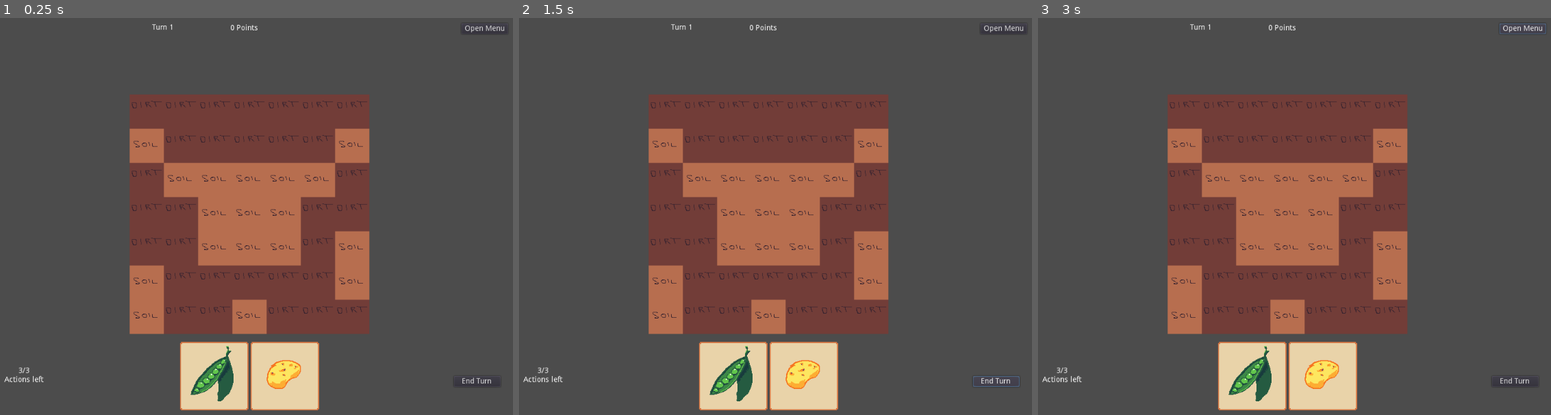
Above: before the commit, frames 1-3 (left to right).
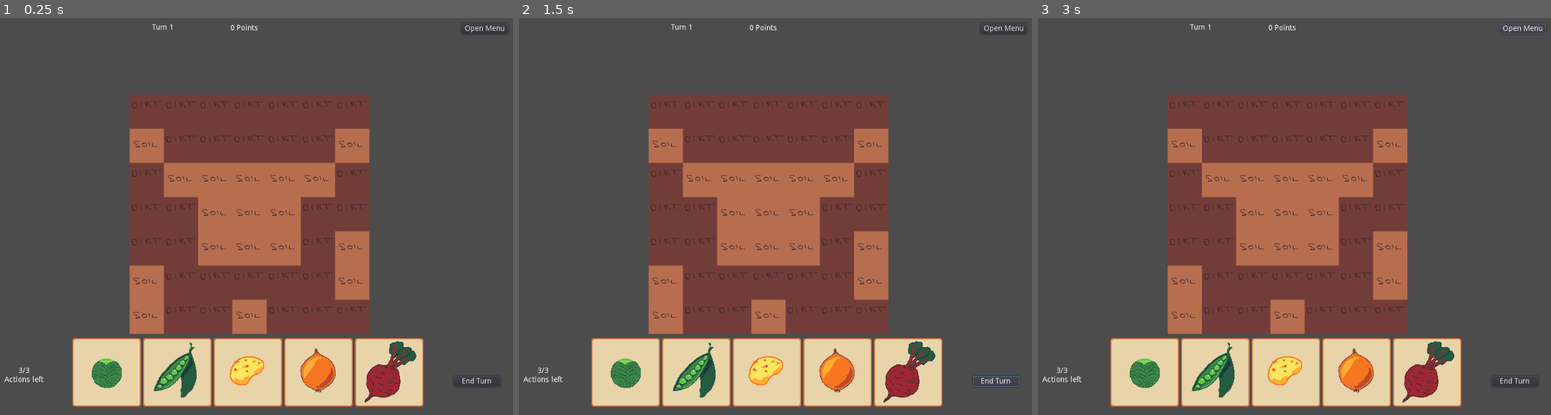
Above: after the commit, the same moments.

Repository: Rellikiox/Harvest-Season
Game: Godot game, scene res://Game.tscn
Same seed, same stepped clock (60 frames per second), same inputs: the game is played once before the commit and once after it.
Inputs:
- Up to frame 1 (0.25 s): no input
- Up to frame 2 (1.5 s): click "End Turn" at 0.5 s; click "End Turn" at 1.25 s
- Up to frame 3 (3 s): click "End Turn" at 2 s; click "Open Menu" at 2.75 s

The runs differ from the first frame. In frame 1, 9.7% of the frame differs, in the area x 14-83%, y 80-99%; in frame 2, 9.7%; in frame 3, 9.7%.

Commit message:
Add rest of plant types
- Add card/icons and interaction for:
-- Onion
-- Cabbage
-- Beets

Diff:
--- a/Game.gd
+++ b/Game.gd
@@ -82,7 +82,7 @@
 func calculate_points():
 	var potatoes = len($Ground.get_used_cells_by_id(GroundTiles.POTATO))
 	var onions = len($Ground.get_used_cells_by_id(GroundTiles.ONION))
-	var legumens = len($Ground.get_used_cells_by_id(GroundTiles.LEGUMEN))
-	var roots = len($Ground.get_used_cells_by_id(GroundTiles.ROOT))
-	var brassica = len($Ground.get_used_cells_by_id(GroundTiles.BRASSICA))
-	return potatoes + onions + legumens + roots + brassica
+	var peas = len($Ground.get_used_cells_by_id(GroundTiles.PEAS))
+	var beets = len($Ground.get_used_cells_by_id(GroundTiles.BEET))
+	var cabbage = len($Ground.get_used_cells_by_id(GroundTiles.CABBAGE))
+	return potatoes + onions + peas + beets + cabbage
--- a/Global.gd
+++ b/Global.gd
@@ -1,6 +1,6 @@
 extends Node
 
 
-enum CardEnum {SOW_GROUND, PLANT_POTATO, PLANT_ONION, PLANT_LEGUMEN, PLANT_ROOT, PLANT_BRASSICA, PLACE_SPRINKLER}
-enum GroundTileEnum {EMPTY = -1, DIRT, SOIL, POTATO, ONION, LEGUMEN, ROOT, BRASSICA, SPRINKLER}
+enum CardEnum {SOW_GROUND, PLANT_POTATO, PLANT_ONION, PLANT_PEAS, PLANT_BEET, PLANT_CABBAGE, PLACE_SPRINKLER}
+enum GroundTileEnum {EMPTY = -1, DIRT, SOIL, POTATO, ONION, PEAS, BEET, CABBAGE, SPRINKLER}
 enum UITileEnum {EMPTY = -1, HIGHLIGHT, INVALID}
--- a/cards/Cards.gd
+++ b/cards/Cards.gd
@@ -23,9 +23,8 @@
 		ground.set_cellv(cell, tile)
 
 
-
-class PlantLegumenCard extends BaseCard:
-	var tile = Global.GroundTileEnum.LEGUMEN
+class PlantPeasCard extends BaseCard:
+	var tile = Global.GroundTileEnum.PEAS
 	var icon = preload('res://assets/peas-icon.png')
 	var texture = preload('res://assets/peas-card.png')
 
@@ -34,3 +33,42 @@
 
 	func place(cell:Vector2, ground:TileMap):
 		ground.set_cellv(cell, tile)
+
+
+class PlantCabbageCard extends BaseCard:
+	var tile = Global.GroundTileEnum.CABBAGE
+	var icon = preload('res://assets/cabbage-icon.png')
+	var texture = preload('res://assets/cabbage-card.png')
+
+	func can_be_placed(cell:Vector2, ground:TileMap):
+		return ground.get_cellv(cell) == Global.GroundTileEnum.SOIL
+
+	func place(cell:Vector2, ground:TileMap):
+		ground.set_cellv(cell, tile)
+
+
+
+class PlantOnionCard extends BaseCard:
+	var tile = Global.GroundTileEnum.ONION
+	var icon = preload('res://assets/onion-icon.png')
+	var texture = preload('res://assets/onion-card.png')
+
+	func can_be_placed(cell:Vector2, ground:TileMap):
+		return ground.get_cellv(cell) == Global.GroundTileEnum.SOIL
+
+	func place(cell:Vector2, ground:TileMap):
+		ground.set_cellv(cell, tile)
+
+
+
+
+class PlantBeetCard extends BaseCard:
+	var tile = Global.GroundTileEnum.BEET
+	var icon = preload('res://assets/beet-icon.png')
+	var texture = preload('res://assets/beet-card.png')
+
+	func can_be_placed(cell:Vector2, ground:TileMap):
+		return ground.get_cellv(cell) == Global.GroundTileEnum.SOIL
+
+	func place(cell:Vector2, ground:TileMap):
+		ground.set_cellv(cell, tile)
--- a/ui/Card.gd
+++ b/ui/Card.gd
@@ -1,18 +1,26 @@
 extends MarginContainer
-
-var PotatoIcon = preload('res://assets/potato-icon.png')
 
 export (Global.CardEnum) var card_type setget set_card_type
 
 var card = null
 
 
+func _ready():
+	set_card_type(card_type)
+
+
 func set_card_type(card_type):
 	match card_type:
 		Global.CardEnum.PLANT_POTATO:
 			card = Cards.PlantPotatoCard.new()
-		Global.CardEnum.PLANT_LEGUMEN:
-			card = Cards.PlantLegumenCard.new()
+		Global.CardEnum.PLANT_PEAS:
+			card = Cards.PlantPeasCard.new()
+		Global.CardEnum.PLANT_CABBAGE:
+			card = Cards.PlantCabbageCard.new()
+		Global.CardEnum.PLANT_ONION:
+			card = Cards.PlantOnionCard.new()
+		Global.CardEnum.PLANT_BEET:
+			card = Cards.PlantBeetCard.new()
 
 	$CardTexture.texture = card.texture
 
--- a/ui/Game_UI.tscn
+++ b/ui/Game_UI.tscn
@@ -70,10 +70,11 @@
 anchor_top = 1.0
 anchor_right = 0.5
 anchor_bottom = 1.0
-margin_left = -127.265
-margin_top = -138.219
-margin_right = 8.73456
-margin_bottom = -98.219
+margin_left = -262.0
+margin_top = -144.686
+margin_right = 262.0
+margin_bottom = -16.686
+grow_horizontal = 2
 __meta__ = {
 "_edit_use_anchors_": false
 }
@@ -81,10 +82,28 @@
 [node name="Card" parent="UI/HBoxContainer" instance=ExtResource( 1 )]
 margin_right = 128.0
 margin_bottom = 128.0
-card_type = 3
+card_type = 5
 
 [node name="Card2" parent="UI/HBoxContainer" instance=ExtResource( 1 )]
 margin_left = 132.0
 margin_right = 260.0
 margin_bottom = 128.0
+card_type = 3
+
+[node name="Card3" parent="UI/HBoxContainer" instance=ExtResource( 1 )]
+margin_left = 264.0
+margin_right = 392.0
+margin_bottom = 128.0
 card_type = 1
+
+[node name="Card4" parent="UI/HBoxContainer" instance=ExtResource( 1 )]
+margin_left = 396.0
+margin_right = 524.0
+margin_bottom = 128.0
+card_type = 2
+
+[node name="Card5" parent="UI/HBoxContainer" instance=ExtResource( 1 )]
+margin_left = 528.0
+margin_right = 656.0
+margin_bottom = 128.0
+card_type = 4
Binary file added: assets/beet-card.png
Not shown, added: assets/beet-card.png.import
Binary file added: assets/beet-icon.png
Not shown, added: assets/beet-icon.png.import
Binary file added: assets/cabbage-card.png
Not shown, added: assets/cabbage-card.png.import
Binary file added: assets/cabbage-icon.png
Not shown, added: assets/cabbage-icon.png.import
Binary file changed: assets/card.aseprite
Binary file changed: assets/ground-tiles.aseprite
Binary file changed: assets/ground-tiles.png
Binary file added: assets/onion-card.png
(and 3 more such lines)
